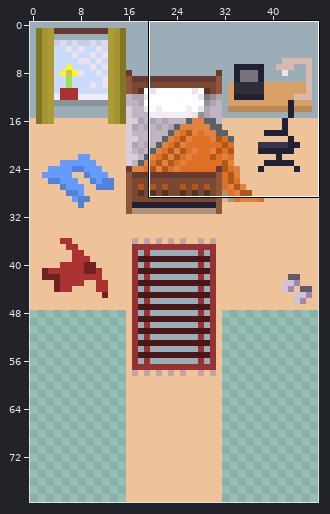
Two states of a sprite sheet, images/maps/bedroom.png. Above: a wide view before the commit, with the close-up outlined.
Close-up. Earlier state:
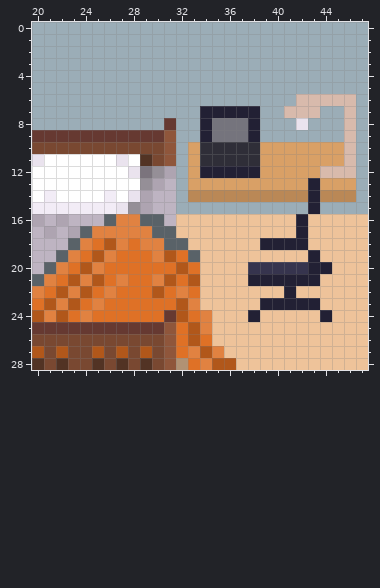
The file is 48x80 pixels. Colours within 5 levels of each other are drawn and written as one. Shown: x 20..47, y 0..28.
Once edited:
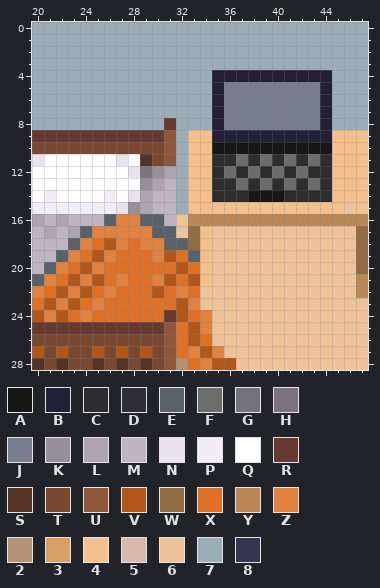
Palette (. is transparent): A #171717  B #222034  C #2d2d2d  D #2f2e38  E #596268  F #6c6c6c  G #75747d  H #7b747d  J #777e8e  K #958f97  L #aea4b1  M #beb4c2  N #eae3ee  P #f2ecf6  Q #ffffff  R #663931  S #523324  T #794831  U #8f563b  V #b1571a  W #936c44  X #df7126  Y #ba8856  Z #e18241  2 #b19274  3 #d9a066  4 #f4c18d  5 #d8baac  6 #eec39a  7 #9badb7  8 #36344e
From old to new:
Colour 3 gives way to colour 4 in rows 10 to 11 at x 33 and 45; in row 12 at x 33; in row 13 at x 33 to 34 and 45 to 46.
Colour 5 gives way to colour 4 in rows 9 to 11 at x 46; in row 12 at x 45 to 46.
Colour 6 gives way to colour 4 in rows 17 to 21 at x 34.
Colour 7 gives way to colour 4 in row 9 at x 33, 45 and 47; in rows 10 to 14 at x 47; in row 15 at x 33 to 42, 44 to 45 and 47.
Colour B gives way to colour 4 in row 9 at x 34; in row 12 at x 34; in row 15 at x 43.
Colour D gives way to colour 4 in rows 10 to 11 at x 34.
Colour Y gives way to colour 4 in row 14 at x 33 to 34 and 45 to 46.
Colour 7 gives way to colour 6 in row 15 at x 46.
Colour 8 gives way to colour 6 in row 20 at x 38 to 42.
Colour B gives way to colour 6 in row 17 at x 42; in row 18 at x 39 to 42; in row 19 at x 43; in row 20 at x 43 to 44; in row 21 at x 38 to 43; in row 22 at x 41.
Colour B gives way to colour 6 in row 23 at x 39 to 43; in row 24 at x 38 and 44.
Colour 5 gives way to colour 7 in row 6 at x 45 to 46; in rows 7 to 8 at x 46.
Colour B gives way to colour 7 in rows 7 to 8 at x 34.
Colour 3 gives way to colour A in row 10 at x 39 to 44.
Colour D gives way to colour A in row 10 at x 35 to 38.
Colour Y gives way to colour A in row 14 at x 38 to 40.
Colour 5 gives way to colour B in row 6 at x 44.
Colour 7 gives way to colour B in row 4 at x 35 to 44; in row 5 at x 35 and 44; in row 6 at x 35; in rows 7 to 8 at x 44; in row 9 at x 39 to 44.
Colour G gives way to colour B in row 8 at x 35; in row 9 at x 35 to 37.
Colour 3 gives way to colour C in row 11 at x 40, 42 and 44; in row 12 at x 39, 41 and 43; in row 13 at x 35 to 36, 38, 40, 42 and 44.
Colour 5 gives way to colour C in row 12 at x 44.
Colour B gives way to colour C in row 12 at x 35 and 37; in row 14 at x 43.
Colour D gives way to colour C in row 11 at x 35 to 36 and 38.
Colour Y gives way to colour C in row 14 at x 35 to 37, 41 to 42 and 44.
Colour 3 gives way to colour F in row 11 at x 39, 41 and 43; in row 12 at x 40 and 42; in row 13 at x 37, 39 and 41.
Colour B gives way to colour F in row 12 at x 36 and 38; in row 13 at x 43.
Colour D gives way to colour F in row 11 at x 37.
Colour 5 gives way to colour J in row 6 at x 42 to 43; in row 7 at x 41 to 43.
Colour 7 gives way to colour J in row 5 at x 36 to 43; in row 6 at x 36 to 41; in row 7 at x 39 to 40; in row 8 at x 39 to 41 and 43.
Colour B gives way to colour J in row 7 at x 36 to 38; in row 8 at x 38.
Colour G gives way to colour J in row 8 at x 36 to 37.
Colour N gives way to colour J in row 8 at x 42.
Colour 6 gives way to colour W in rows 17 to 18 at x 33 and 47; in rows 19 to 20 at x 47.
Colour 6 gives way to colour Y in row 16 at x 33 to 41 and 43 to 47; in rows 21 to 22 at x 47.
Colour B gives way to colour Y in row 16 at x 42.
Pixel boxes of the changes (left, top, right, bottom) in both close-ups:
changed: (188, 70, 368, 322)
